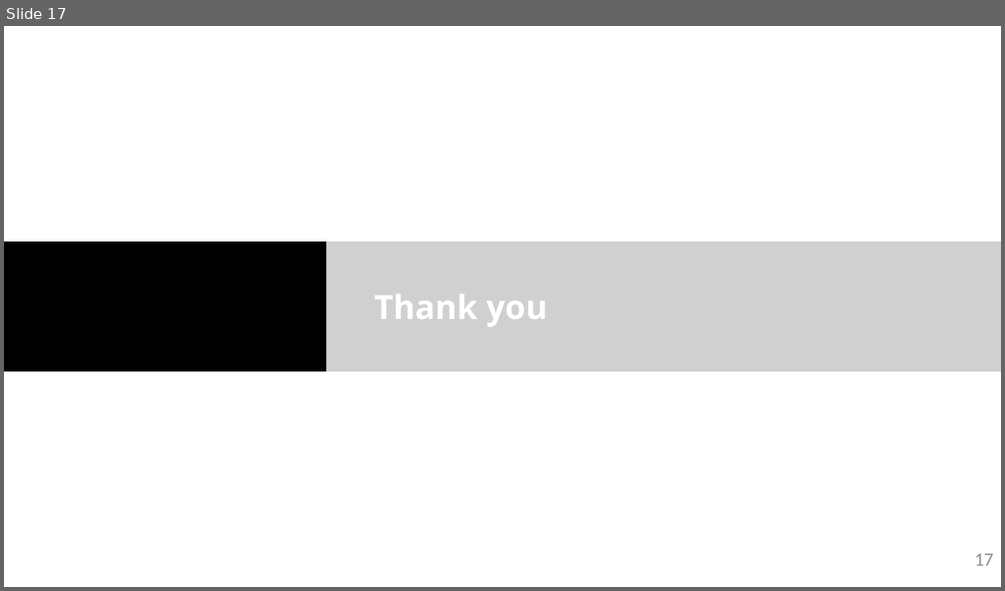
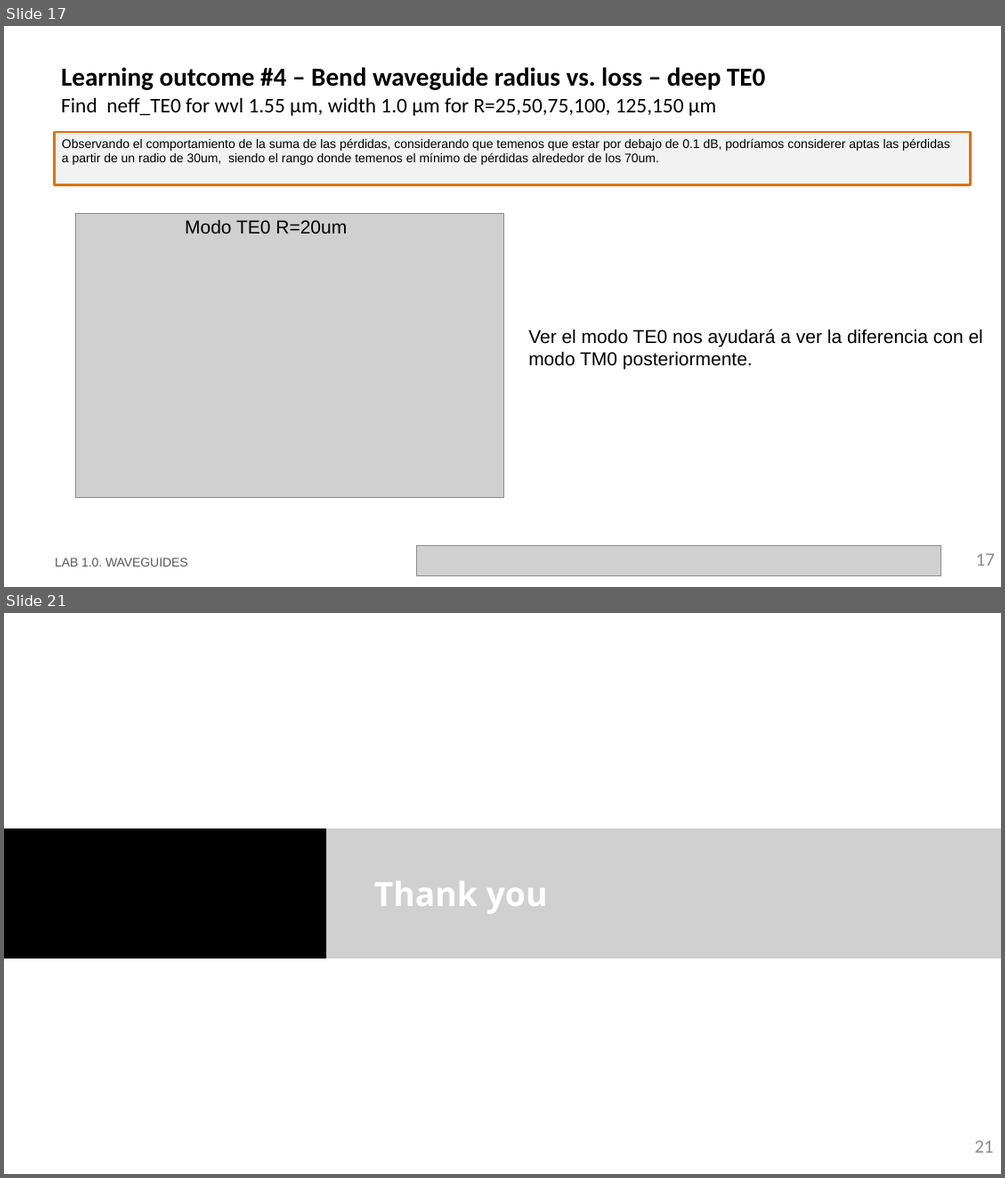
Before and after one commit to RobertoFernandezSevilla/pic-upv-lab1, a slide deck: LabBook_10.pptx. Shown one above the other, each under a label of ours: slide 17 before the commit, slides 17 and 21 after it; the slides between them are not shown. The pictures are 1005x591 and 1005x1178 pixels, drawn with LibreOffice and Linux fonts; fonts in the diff are those of the drawing; grey boxes stand for pictures; background and template pictures are left out. Boxes give left, top, right and bottom in pixels: in the first picture for what was removed or moved away, otherwise in the second. Text is boxed around its words. In the diff, an @@ line names an element or a change of style, - is before the commit and + after.

```diff
--- a/LabBook_10.pptx
+++ b/LabBook_10.pptx
@@ slide 17 added at <box>4,26,1001,587</box>, background #FFFFFF @@
@@ title added at <box>61,67,765,116</box>, 20 pt, text #000000 @@
+Learning outcome #4 – Bend waveguide radius vs. loss – deep TE0
+Find neff_TE0 for wvl 1.55 µm, width 1.0 µm for R=25,50,75,100, 125,150 µm
@@ rectangle added at <box>54,132,971,185</box>, fill #F2F2F2, outline #E0700D 2.25 pt, 12 pt, text #000000 @@
+Observando el comportamiento de la suma de las pérdidas, considerando que temenos que estar por debajo de 0.1 dB, podríamos considerer aptas las pérdidas
+a partir de un radio de 30um, siendo el rango donde temenos el mínimo de pérdidas alrededor de los 70um.
@@ picture added at <box>75,213,503,497</box> @@
@@ text added at <box>185,219,347,233</box>, 18 pt, text #000000 @@
+Modo TE0 R=20um
@@ text added at <box>528,329,983,369</box>, 18 pt, text #000000 @@
+Ver el modo TE0 nos ayudará a ver la diferencia con el modo TM0 posteriormente.
@@ text added at <box>55,557,188,566</box>, 12 pt, text #585858 @@
+LAB 1.0. WAVEGUIDES
@@ picture added at <box>417,546,941,576</box> @@
@@ page number added at <box>976,553,995,565</box>, 18 pt, text #8C8C8C @@
+17
@@ what was slide 17 is now slide 21 @@
@@ page number at <box>974,1140,993,1152</box>: text changed @@
-17
+21
```
Also in this commit, not shown: 1 slide changed, 3 other slides added, 1 other file.
